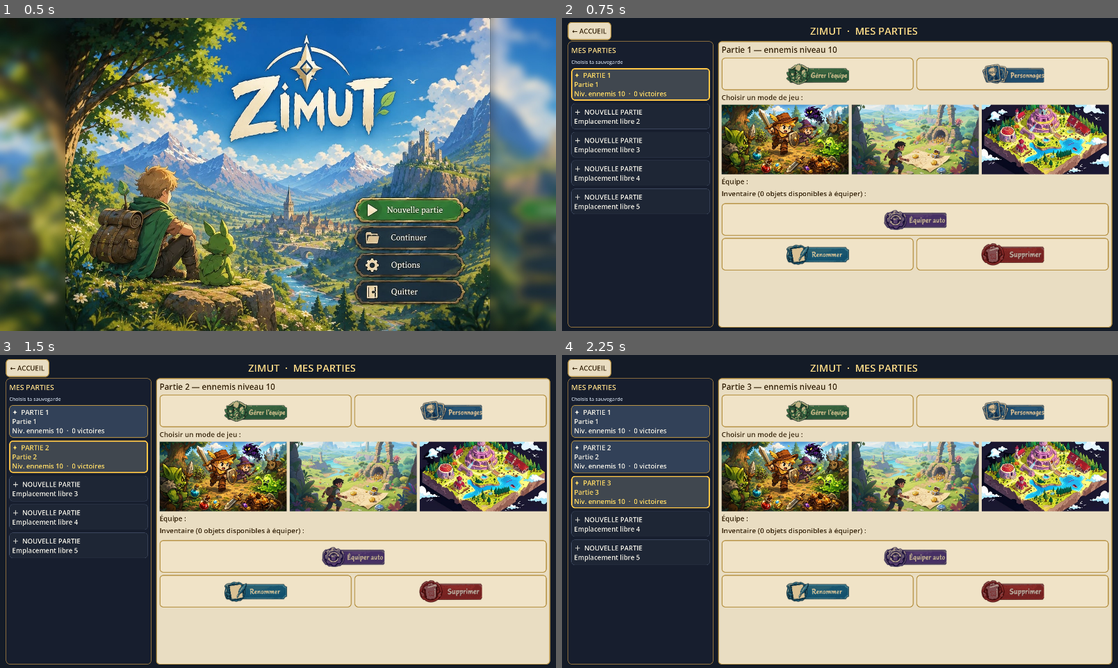
Above: before the commit, frames 1-4 (two rows, left to right).
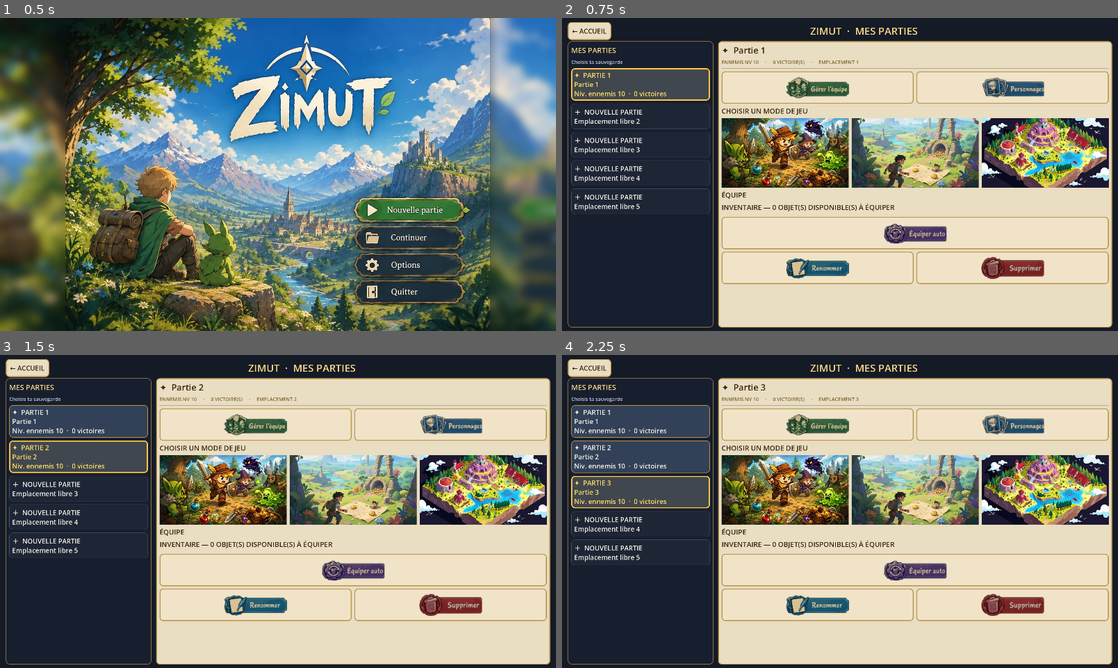
Above: after the commit, the same moments.

Repository: CharlieG42/Zimut
Game: Godot game, scene res://scenes/MainMenu.tscn
Same seed, same stepped clock (60 frames per second), same inputs: the game is played once before the commit and once after it.
Inputs (mouse positions are in pixels of both pictures, inside the frame that each line leads up to):
- Up to frame 1 (0.5 s): no input
- Up to frame 2 (0.75 s): click (973, 208) at 0.5 s
- Up to frame 3 (1.5 s): click "＋ NOUVELLE PARTIE Emplacement…" at 1.25 s
- Up to frame 4 (2.25 s): click "＋ NOUVELLE PARTIE Emplacement…" at 2 s

Frame 1 is identical in both runs. In frame 2, 25% of the frame differs, in the area x 28-99%, y 9-86%; in frame 3, 25%; in frame 4, 25%.

Commit message:
ui: résumé d'en-tête et séparateurs de sections dans la fiche de partie (reprise sélective de la PR #57)
Co-authored-by: CharlieG42 <CharlieG42@users.noreply.github.com>

Diff:
--- a/prototype/zimut/scripts/SaveSlotsUI.gd
+++ b/prototype/zimut/scripts/SaveSlotsUI.gd
@@ -207,6 +207,12 @@
 	s.content_margin_top = 14
 	s.content_margin_bottom = 14
 	return s
+
+## Séparateur discret entre les sections de la fiche de partie.
+func _section_separator() -> HSeparator:
+	var sep := HSeparator.new()
+	sep.add_theme_color_override("color", COL_BORDER)
+	return sep
 
 func _flat() -> StyleBoxFlat:
 	var s := StyleBoxFlat.new()
@@ -304,11 +310,19 @@
 	for c: Node in _detail_box.get_children():
 		c.queue_free()
 
+	var compact: bool = _is_compact()
 	var title := Label.new()
-	title.text = "%s — ennemis niveau %d" % [data.get("name", ""), int(data.get("level", 10))]
-	title.add_theme_font_size_override("font_size", _ui_font(24))
+	title.text = "✦  %s" % String(data.get("name", "Partie"))
+	title.add_theme_font_size_override("font_size", _ui_font(20 if compact else 26))
 	title.add_theme_color_override("font_color", COL_TXT)
 	_detail_box.add_child(title)
+	var summary := Label.new()
+	summary.text = "ENNEMIS NV %d     ·     %d VICTOIRE(S)     ·     EMPLACEMENT %d" % [
+		int(data.get("level", 10)), int(data.get("victories", 0)), slot + 1]
+	summary.add_theme_font_size_override("font_size", _ui_font(13 if compact else 15))
+	summary.add_theme_color_override("font_color", COL_BORDER.darkened(0.3))
+	_detail_box.add_child(summary)
+	_detail_box.add_child(_section_separator())
 
 	# Actions principales sur une même ligne : les PNG sont plus lisibles et
 	# prennent moins de hauteur que deux grands boutons empilés.
@@ -338,7 +352,7 @@
 	# Les trois modes utilisent la même sauvegarde : roster, XP, caractéristiques,
 	# sorts, équipement et inventaire ne sont jamais dupliqués par mode.
 	var mode_lbl := Label.new()
-	mode_lbl.text = "Choisir un mode de jeu :"
+	mode_lbl.text = "CHOISIR UN MODE DE JEU"
 	mode_lbl.add_theme_font_size_override("font_size", _ui_font(21))
 	mode_lbl.add_theme_color_override("font_color", COL_TXT)
 	_detail_box.add_child(mode_lbl)
@@ -367,7 +381,7 @@
 
 	var team: Array = data.get("team", [])
 	var team_lbl := Label.new()
-	team_lbl.text = "Équipe :"
+	team_lbl.text = "ÉQUIPE"
 	team_lbl.add_theme_font_size_override("font_size", _ui_font(21))
 	team_lbl.add_theme_color_override("font_color", COL_TXT)
 	_detail_box.add_child(team_lbl)
@@ -382,7 +396,7 @@
 
 	var inv: Array = data.get("inventory", [])
 	var inv_lbl := Label.new()
-	inv_lbl.text = "Inventaire (%d objets disponibles à équiper) :" % inv.size()
+	inv_lbl.text = "INVENTAIRE — %d OBJET(S) DISPONIBLE(S) À ÉQUIPER" % inv.size()
 	inv_lbl.add_theme_font_size_override("font_size", _ui_font(21))
 	inv_lbl.add_theme_color_override("font_color", COL_TXT)
 	_detail_box.add_child(inv_lbl)
